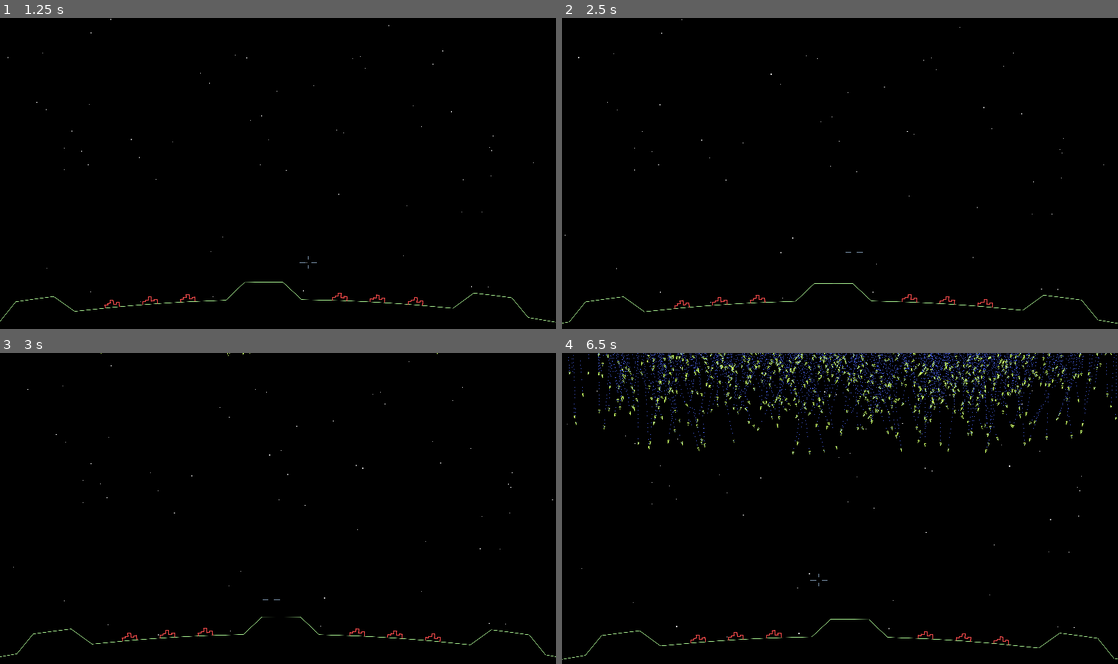
Above: before the commit, frames 1-4 (two rows, left to right).
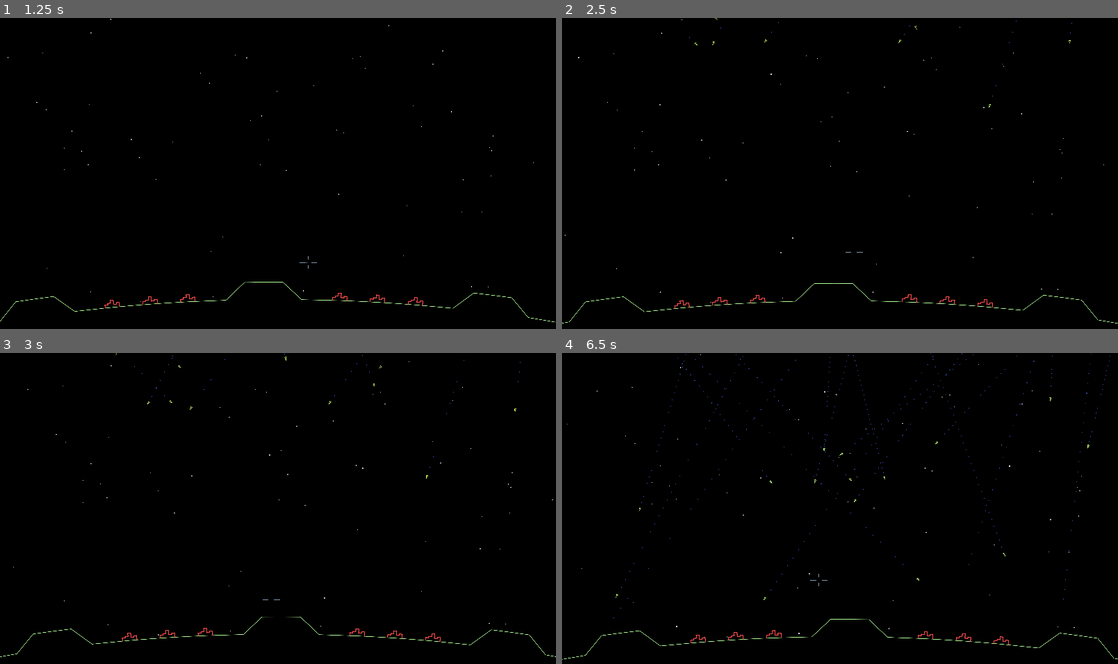
Above: after the commit, the same moments.

Repository: tartley/missile-commander
Game: Godot game, scene res://main.tscn
Two runs of this game, one before a commit and one after it. Both use one fixed random seed, a clock stepped at 60 frames per second and the inputs below.
Inputs (mouse positions are in pixels of both pictures, inside the frame that each line leads up to):
- Up to frame 1 (1.25 s): tap Enter at 0.5 s; move the mouse to (305, 173) at 0.52 s
- Up to frame 2 (2.5 s): tap Space at 1.25 s; move the mouse to (812, 176) at 1.27 s; tap Enter at 2 s; move the mouse to (851, 167) at 2.02 s
- Up to frame 3 (3 s): move the mouse to (272, 514) at 2.77 s
- Up to frame 4 (6.5 s): tap Space at 3.5 s; move the mouse to (878, 511) at 3.52 s; move the mouse to (795, 505) at 4.27 s; move the mouse to (845, 508) at 5.02 s; move the mouse to (817, 502) at 5.77 s

Frame 1 is identical in both runs. In frame 2, less than 0.1% of the frame differs, in the area x 22-92%, y 0-29%; in frame 3, less than 0.1%; in frame 4, 2.7%, in the area x 1-100%, y 0-86%.

Commit message:
Reparent Trails onto the Ground when Missiles die

Diff:
--- a/ground.gd
+++ b/ground.gd
@@ -75,9 +75,9 @@
     shapes.append(circle)
 
     # Next shapes are the three hills
-    for name in ["hill1", "hill2", "hill3"]:
+    for hill_name in ["hill1", "hill2", "hill3"]:
         var polygon = ConvexPolygonShape2D.new()
-        polygon.points = av.get_vertices(name)
+        polygon.points = av.get_vertices(hill_name)
         shapes.append(polygon)
 
     # Add all shapes to the ground's collision area
--- a/main.gd
+++ b/main.gd
@@ -8,7 +8,7 @@
     var start := Vector2(randf_range(-2000, +2000), randf_range(14500, 15000))
     var targets:Array[Vector2] = %Ground.gaps + %Ground.cities
     var destination:Vector2 = targets.pick_random()
-    var speed := randf_range(100, 200)
+    var speed := randf_range(100, 600)
     missile.launch(start, destination, speed)
     %World.add_child(missile)
 
@@ -19,7 +19,7 @@
         %World.add_child(city)
 
 func begin_level():
-    for _i in range(1000):
+    for _i in range(20):
         launch_missile()
 
 func _ready() -> void:
--- a/missile/missile.gd
+++ b/missile/missile.gd
@@ -33,5 +33,11 @@
 func _draw():
     draw_polyline(verts, Color(.8, 7, .4), 2.0, true)
 
-func on_area_entered(_area):
+func on_area_entered(area:Area2D):
+    # The missile has collided with the ground.
+    # Reparent our trail onto the ground
+    var trail = $Trail
+    self.remove_child(trail)
+    area.add_child(trail)
+    # Destroy ourselves.
     queue_free()
Not shown, changed: README.md
